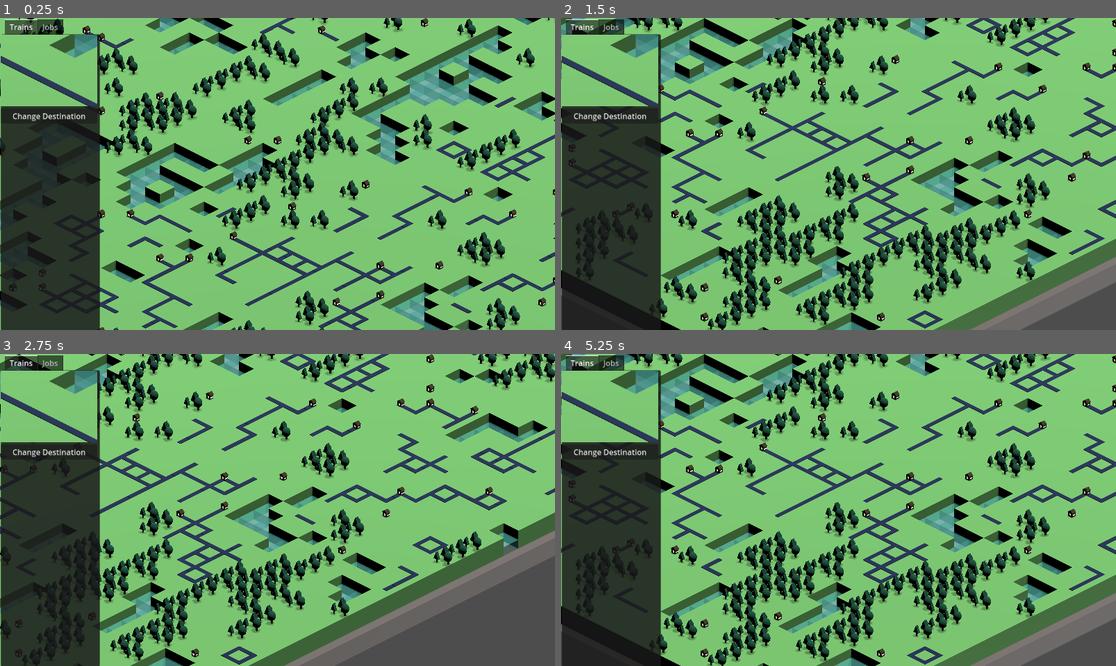
Above: before the commit, frames 1-4 (two rows, left to right).
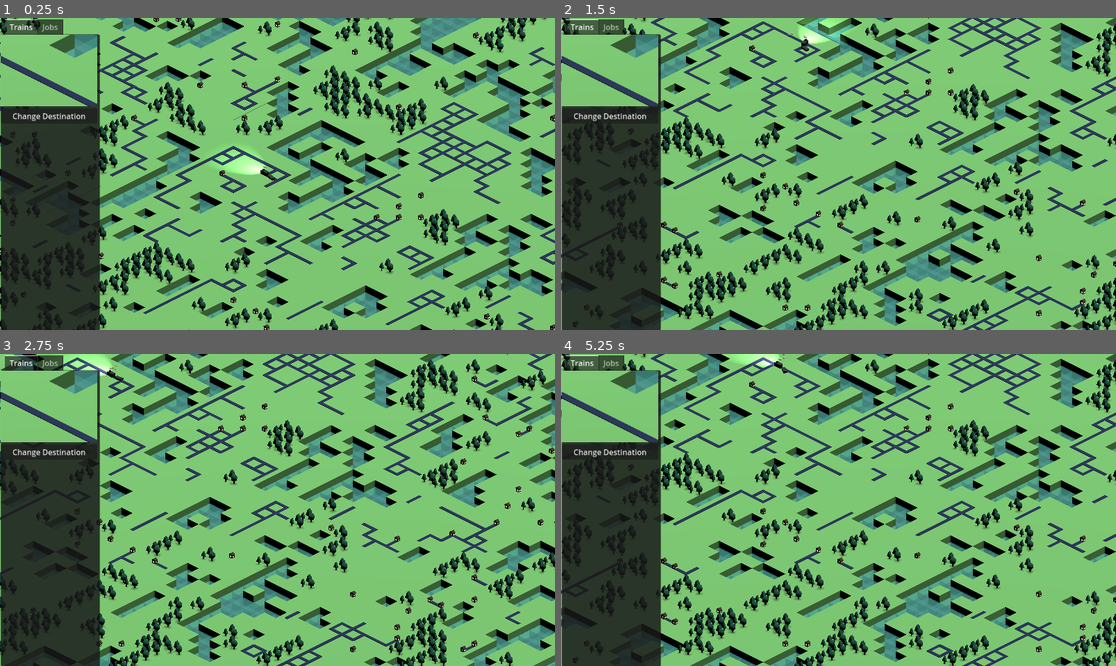
Above: after the commit, the same moments.

Repository: maryilewis/fantasy-railroad
Game: Godot game, scene res://World Map/World Map.tscn
Two runs of this game, one before a commit and one after it. Both use one fixed random seed, a clock stepped at 60 frames per second and the inputs below.
Inputs (mouse positions are in pixels of both pictures, inside the frame that each line leads up to):
- Up to frame 1 (0.25 s): no input
- Up to frame 2 (1.5 s): tap Enter at 0.5 s; move the mouse to (960, 158) at 0.52 s; hold D 0.53-1.28 s; click (960, 158) at 0.67 s; move the mouse to (727, 189) at 1.27 s; hold S from 1.28 s (still down); click (727, 189) at 1.42 s
- Up to frame 3 (2.75 s): move the mouse to (333, 441) at 2.02 s; release S at 2.03 s; hold D from 2.03 s (still down); click (333, 441) at 2.17 s
- Up to frame 4 (5.25 s): move the mouse to (810, 572) at 2.77 s; release D at 2.78 s; hold W 2.78-3.53 s; click (810, 572) at 2.92 s; move the mouse to (1005, 556) at 3.52 s; hold A 3.53-5.03 s; click (1005, 556) at 3.67 s; tap Space at 4.25 s; move the mouse to (672, 463) at 4.27 s; click (672, 463) at 4.42 s; move the mouse to (866, 510) at 5.02 s; hold S from 5.03 s (still down); click (866, 510) at 5.17 s

The runs differ from the first frame. In frame 1, 42% of the frame differs, in the area x 0-100%, y 0-100%; in frame 2, 44%; in frame 3, 47%; in frame 4, 44%.

Commit message:
fix train follow

Diff:
--- a/Menus/Details/Details.tscn
+++ /dev/null
@@ -1,3 +0,0 @@
-[gd_scene format=3 uid="uid://bvhdgovsb8p1p"]
-
-[node name="Details" type="Node2D"]
--- a/Vehicles/train.gd
+++ b/Vehicles/train.gd
@@ -156,6 +156,7 @@
 	if event is InputEventMouseButton and event.button_index == MOUSE_BUTTON_LEFT:
 		GameData.world_camera.set_follow_ref(self)
 		GameData.train_camera.set_follow_ref(self)
+		print("clicked train")
 
 func _get_random_train_name():
 		var names = ["Wilhelmina", "Emmaline", "Evangeline", "Elizabeth", "Abigail", "Adelaide", "Bridget", "Charlotte", "Delphine", "Frances", "Geraldine", "Henrietta", "Ingrid", "Jane", "Katherine", "Lisa", "Mary", "Nan", "Opal", "Phillipa", "Regina","Sarah", "Theodora", "Ursula", "Veronica", "Zelie"]
--- a/Vehicles/train.tscn
+++ b/Vehicles/train.tscn
@@ -68,7 +68,7 @@
 [node name="Link2" type="MeshInstance3D" parent="Train/CollisionShape3D"]
 transform = Transform3D(0.02, 0, 0, 0, 0.02, 0, 0, 0, 0.1, 0, 0.103501, 0.298489)
 mesh = SubResource("BoxMesh_on8jy")
-skeleton = NodePath("../../PinJoint3D")
+skeleton = NodePath("")
 
 [node name="MeshInstance3D" type="MeshInstance3D" parent="Train/CollisionShape3D"]
 transform = Transform3D(1.91069e-16, 4.37114e-10, 0.1, 0.1, -4.37114e-10, 0, 4.37114e-09, 0.01, -4.37114e-09, 0, 0.113159, -0.250092)
@@ -78,9 +78,10 @@
 transform = Transform3D(1, 0, 0, 0, 0.707107, 0.707107, 0, -0.707107, 0.707107, 0, 0.756234, -0.276656)
 shadow_enabled = true
 
-[node name="PinJoint3D" type="PinJoint3D" parent="Train"]
-transform = Transform3D(1, 0, 0, 0, 1, 0, 0, 0, 1, 0, 0.100739, 0.341814)
+[node name="HingeJoint3D" type="HingeJoint3D" parent="Train"]
+transform = Transform3D(-4.37114e-08, 1, -4.37114e-08, 0, -4.37114e-08, -1, -1, -4.37114e-08, 1.91069e-15, 0, 0.103058, 0.318236)
 node_a = NodePath("..")
 node_b = NodePath("../../Train Car")
+angular_limit/enable = true
 
 [connection signal="input_event" from="Train" to="Train" method="_on_input_event"]
--- a/World Map/World Map.tscn
+++ b/World Map/World Map.tscn
@@ -16,9 +16,10 @@
 directional_shadow_max_distance = 15.0
 
 [node name="Camera3D" type="Camera3D" parent="."]
-transform = Transform3D(0.707107, -0.353553, 0.612373, 0, 0.866026, 0.499999, -0.707107, -0.353553, 0.612373, 50, 20, 50)
+transform = Transform3D(0.707107, -0.353553, 0.612373, 0, 0.866026, 0.499999, -0.707107, -0.353553, 0.612373, 50, 41, 50)
 projection = 1
-size = 15.0
+current = true
+size = 20.0
 near = 0.001
 far = 200.0
 script = ExtResource("2_mbkis")
--- a/World Map/world_camera.gd
+++ b/World Map/world_camera.gd
@@ -26,9 +26,9 @@
 	if event is InputEventMouseButton:
 		match event.button_index:
 			MOUSE_BUTTON_WHEEL_UP:
-				_zoom = -.5
+				_zoom = -1
 			MOUSE_BUTTON_WHEEL_DOWN:
-				_zoom = .5
+				_zoom = 1
 			MOUSE_BUTTON_MIDDLE:
 				if event.pressed:
 					print("hey")
@@ -77,7 +77,7 @@
 	translate(Vector3(-mouse_change.x, mouse_change.y, 0))
 
 func _update_zoom():
-	size += _zoom
+	size += _zoom * size / 25
 	_zoom = 0
 
 # Updates camera movement
@@ -91,11 +91,21 @@
 		var speed = size/20.0
 		var _move = _direction * speed
 		translate(_move)
+		print("My global position", global_position)
+		print("My position", position)
 
 func set_follow_ref(ref):
+	if (size > 20):
+		size = 20
 	_follow_ref = ref
 	_following = true
+	print("--------------------------")
+	print("Follow ref global position", _follow_ref.global_position)
+	print("Follow ref position", _follow_ref.position)
+	print("My global position", global_position)
+	print("My position", position)
 
 func _update_follow_movement():
-	global_position.x = _follow_ref.global_position.x + 5 #TODO better number
-	global_position.z = _follow_ref.global_position.z + 5
+	global_position.x = _follow_ref.global_position.x +  50
+	global_position.y = _follow_ref.global_position.y + 41 # sqrt(2) * 50 / sqrt(3), trust me
+	global_position.z = _follow_ref.global_position.z + 50
--- a/project.godot
+++ b/project.godot
@@ -18,3 +18,7 @@
 [autoload]
 
 GameData="*res://Autoloads/game_data.gd"
+
+[debug]
+
+gdscript/warnings/integer_division=0
